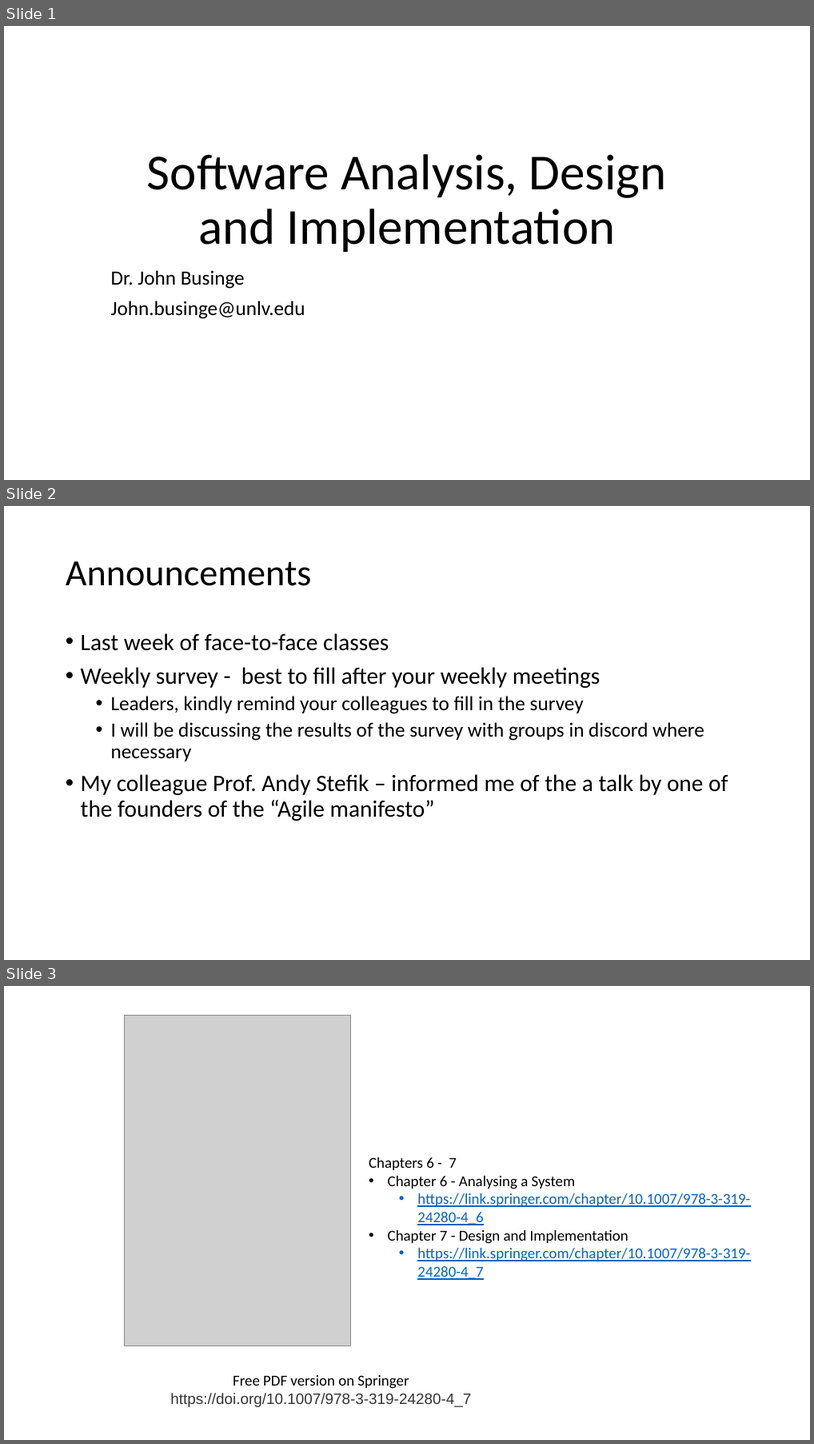
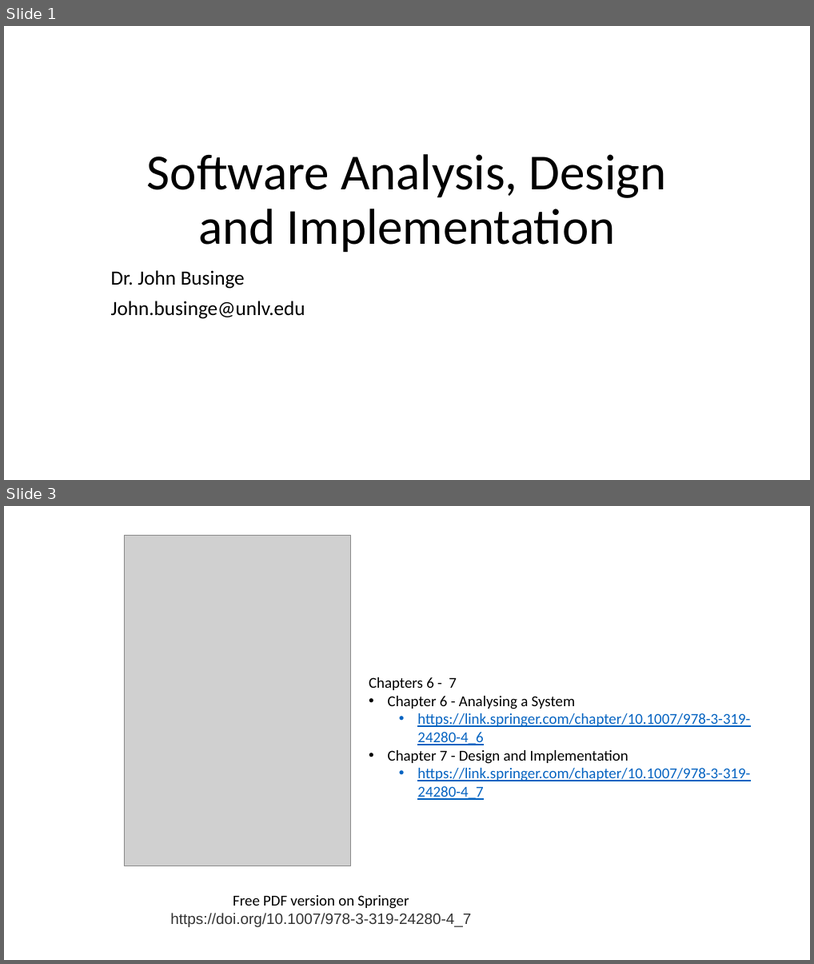
Before and after one commit to johnxu21/johnxu21.github.io, a slide deck: teaching/CS472/Timetable/OOD-V2.pptx. Shown one above the other, each under a label of ours: slides 1, 2 and 3 before the commit, slides 1 and 3 after it; the slides between them are not shown. The pictures are 814x1444 and 814x964 pixels, drawn with LibreOffice and Linux fonts; fonts in the diff are those of the drawing; grey boxes stand for pictures. Boxes give left, top, right and bottom in pixels: in the first picture for what was removed or moved away, otherwise in the second. Text is boxed around its words. In the diff, an @@ line names an element or a change of style, - is before the commit and + after.

```diff
--- a/teaching/CS472/Timetable/OOD-V2.pptx
+++ b/teaching/CS472/Timetable/OOD-V2.pptx
@@ slide 2 removed at box(4, 506, 810, 960), background #FFFFFF @@
@@ title removed at box(66, 561, 312, 586) @@
-Announcements
@@ text removed at box(81, 633, 728, 820) @@
-• Last week of face-to-face classes
-• Weekly survey - best to fill after your weekly meetings
-  • Leaders, kindly remind your colleagues to fill in the survey
-  • I will be discussing the results of the survey with groups in discord where necessary
-• My colleague Prof. Andy Stefik – informed me of the a talk by one of the founders of the “Agile manifesto”
```
Also in this commit, not shown: 6 slides changed, 7 slides added, 4 other slides removed, 1 other file.
